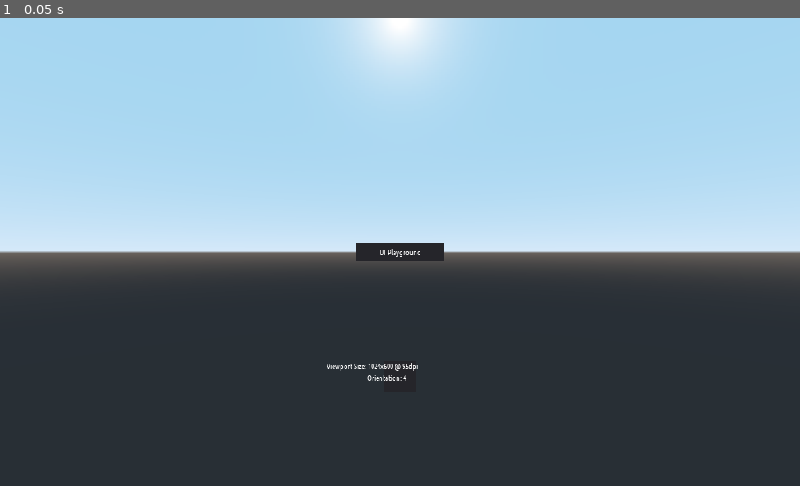
Above: before the commit, frame 1.
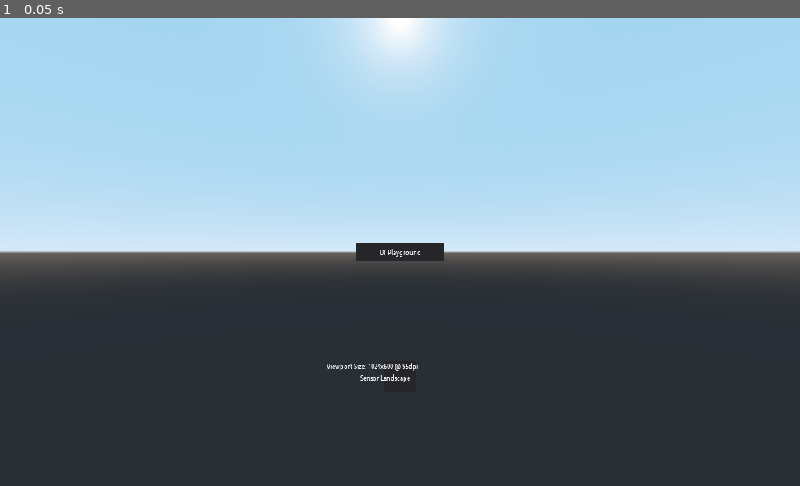
Above: after the commit, the same moment.

Repository: AnmAtAnm/uiplayground-for-godot
Game: Godot game, scene res://Main.tscn
The game is run twice, just before and just after one commit, with the same random seed, the same clock (stepped at 60 frames per second) and the same inputs.
Inputs:
- Up to frame 1 (0.05 s): no input

The runs differ from the first frame. In frame 1, less than 0.1% of the frame differs, in the area x 45-52%, y 76-78%.

Commit message:
Recognize SCREEN_ORIENTATION_SENSOR_LANDSCAPE
in LabelScreenSize

Diff:
--- a/Classes/LabelScreenSize.gd
+++ b/Classes/LabelScreenSize.gd
@@ -27,6 +27,8 @@
 	match OS.screen_orientation:
 		OS.SCREEN_ORIENTATION_LANDSCAPE:
 			newtext += "\nLandscape"
+		OS.SCREEN_ORIENTATION_SENSOR_LANDSCAPE:
+			newtext += "\nSensor Landscape"
 		var orientation:
 			newtext += "\nOrientation: " + str(orientation)
 	text = newtext
